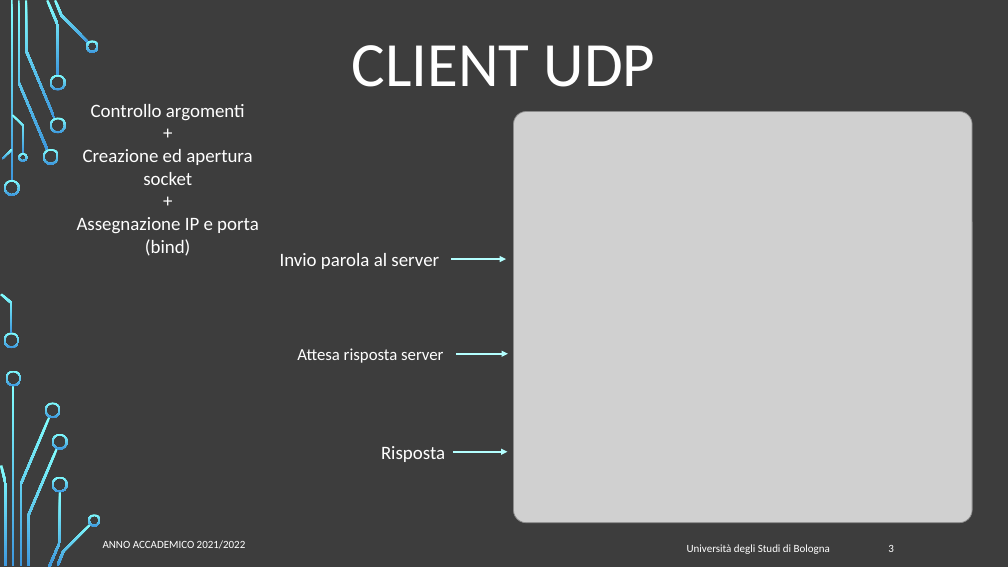
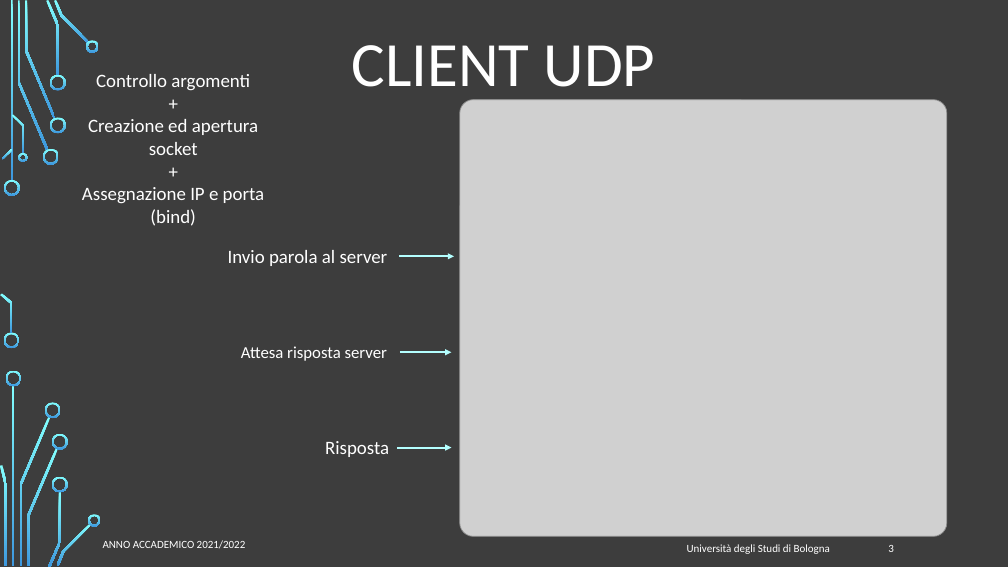
Before and after one commit to FlippaFloppa/Reti-di-Calcolatori-gruppo-Lore, a slide deck: slide 3 of Esercitazione_4/esercitazione4.pptx. Drawn at 1008x567 pixels with LibreOffice and Linux fonts; fonts in the diff are those of the drawing; grey boxes stand for pictures; background and template pictures are left out. Boxes give left, top, right and bottom in pixels: in the first picture for what was removed or moved away, otherwise in the second. Text is boxed around its words. In the diff, an @@ line names an element or a change of style, - is before the commit and + after.

```diff
--- a/Esercitazione_4/esercitazione4.pptx
+++ b/Esercitazione_4/esercitazione4.pptx
@@ text "Controllo argomenti": place and size @@
-text "Controllo argomenti" at (77,104,259,256)
+text "Controllo argomenti" at (82,74,265,226)
@@ picture: place and size @@
-picture at (513,112,972,523)
+picture at (460,100,947,537)
@@ text "Invio parola al server": place and size @@
-text "Invio parola al server" at (280,253,439,269)
+text "Invio parola al server" at (228,250,388,266)
@@ arrow moved from (451, 259) - (506, 259) to (399, 256) - (454, 256) @@
@@ text "Attesa risposta server": place and size @@
-text "Attesa risposta server" at (297,348,443,363)
+text "Attesa risposta server" at (241,346,387,361)
@@ arrow moved from (457, 354) - (508, 354) to (400, 352) - (451, 352) @@
@@ text "Risposta": place and size @@
-text "Risposta" at (381,446,445,462)
+text "Risposta" at (325,441,389,457)
@@ arrow moved from (453, 452) - (507, 452) to (397, 448) - (451, 448) @@
```
Also in this commit, not shown: 3 other slides changed, 1 slide added.
